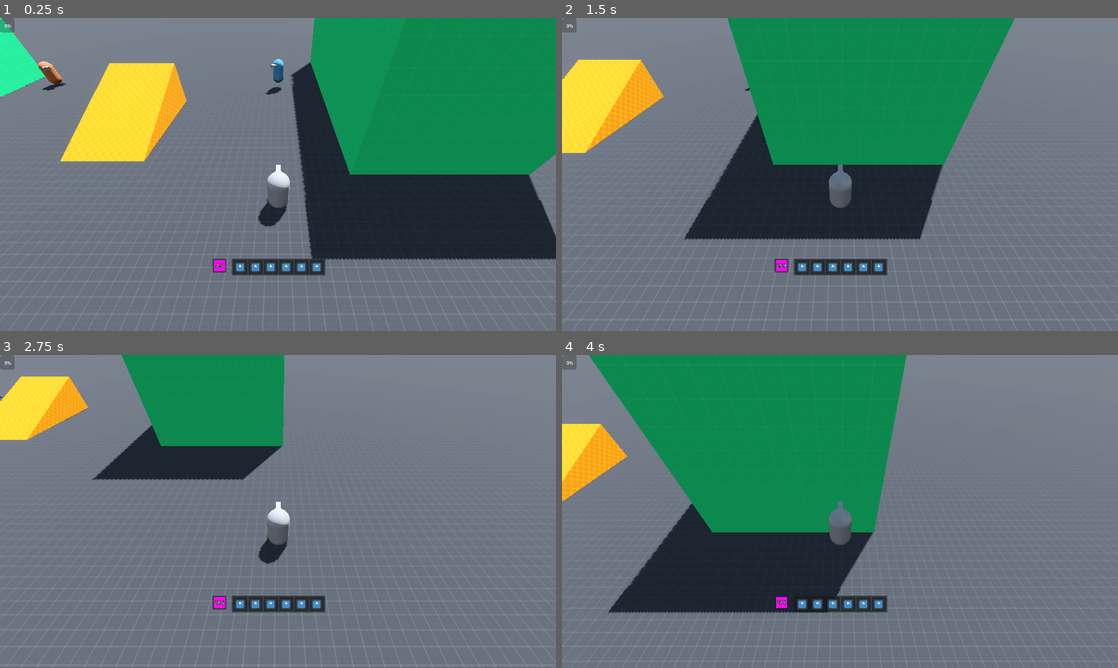
Above: before the commit, frames 1-4 (two rows, left to right).
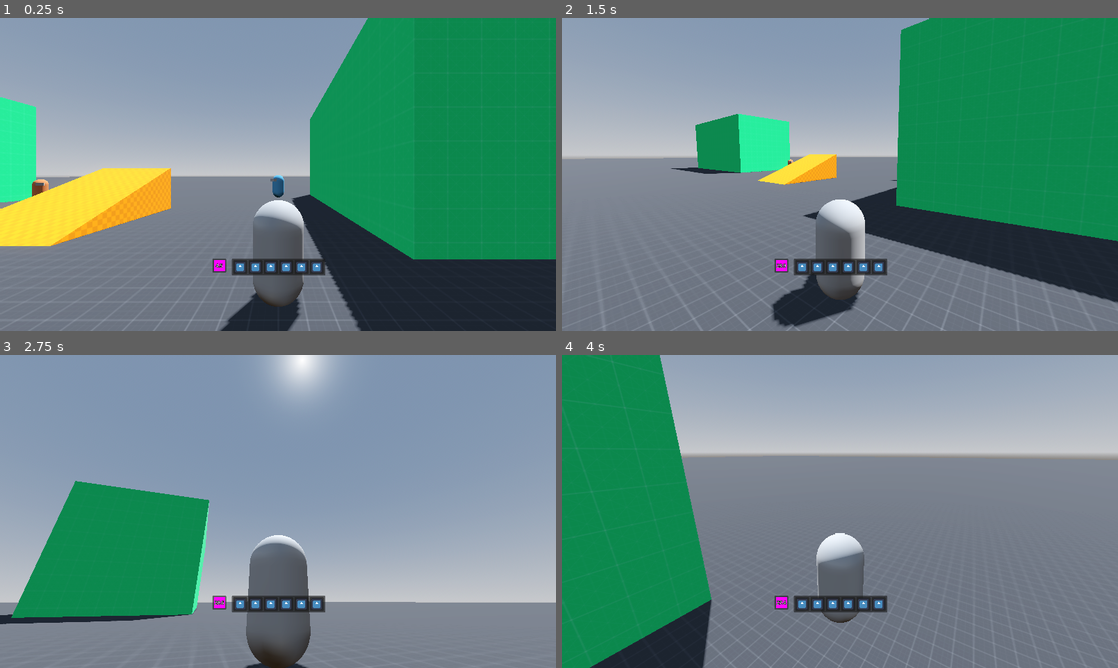
Above: after the commit, the same moments.

Repository: EveningComet/Enigma-Fusion
Game: Godot game, scene res://Scenes/Game.tscn
Two runs of this game, one before a commit and one after it. Both use one fixed random seed, a clock stepped at 60 frames per second and the inputs below. The engine's default icon, where the game draws it, is replaced by a stand-in: a white triangle on a blue panel in a dark square.
Inputs (mouse positions are in pixels of both pictures, inside the frame that each line leads up to):
- Up to frame 1 (0.25 s): no input
- Up to frame 2 (1.5 s): tap Enter at 0.5 s; move the mouse to (962, 158) at 0.52 s; hold D (move_right) 0.53-1.28 s; tap E (interact) at 0.6 s; tap Space (jump) at 0.77 s; move the mouse to (728, 190) at 1.27 s; hold S (move_backward) from 1.28 s (still down); tap F (talk) at 1.35 s
- Up to frame 3 (2.75 s): tap Space (jump) at 1.52 s; move the mouse to (333, 442) at 2.02 s; release S (move_backward) at 2.03 s; hold D (move_right) from 2.03 s (still down); tap E (interact) at 2.1 s
- Up to frame 4 (4 s): move the mouse to (812, 574) at 2.77 s; release D (move_right) at 2.78 s; hold W (move_forward) 2.78-3.53 s; tap F (talk) at 2.85 s; tap Space (jump) at 3.02, 3.77 s; move the mouse to (1006, 558) at 3.52 s; hold A (move_left) from 3.53 s (still down); tap E (interact) at 3.6 s

The runs differ from the first frame. In frame 1, 59% of the frame differs, in the area x 0-100%, y 0-100%; in frame 2, 63%; in frame 3, 82%; in frame 4, 61%.

Commit message:
Converted To 3rd Person Controls
I believed that it would be easier to make the game play with third person shooter controls.

Diff:
--- a/Scenes/Player/Player.tscn
+++ b/Scenes/Player/Player.tscn
@@ -2,8 +2,8 @@
 
 [ext_resource type="Script" path="res://Scripts/Player/PlayerLocomotionController.gd" id="1_ney4i"]
 [ext_resource type="Script" path="res://Scripts/Player/CameraController.gd" id="1_x8v2e"]
-[ext_resource type="Script" path="res://Scripts/Player/PL States/PLGround.gd" id="2_bfebh"]
-[ext_resource type="Script" path="res://Scripts/Player/PL States/PLAir.gd" id="3_eejd3"]
+[ext_resource type="Script" path="res://Scripts/Player/Player Locomotion States/PLGround.gd" id="3_wdwin"]
+[ext_resource type="Script" path="res://Scripts/Player/Player Locomotion States/PLAir.gd" id="4_gfngo"]
 [ext_resource type="Script" path="res://Scripts/Creature/Combatant.gd" id="5_1uts1"]
 [ext_resource type="Script" path="res://Scripts/Player/PlayerInputController.gd" id="6_tnric"]
 [ext_resource type="Script" path="res://Scripts/Creature/Skill/SkillHandler.gd" id="6_uijcs"]
@@ -31,24 +31,27 @@
 [node name="CollisionShape3D" type="CollisionShape3D" parent="."]
 shape = SubResource("CapsuleShape3D_robhp")
 
-[node name="Camera Rig" type="SpringArm3D" parent="."]
-transform = Transform3D(1, 0, 0, 0, 1, 0, 0, 0, 1, 0, 7, 7)
+[node name="Camera Rig" type="SpringArm3D" parent="." node_paths=PackedStringArray("target")]
+transform = Transform3D(1, 0, 0, 0, 1, 0, 0, 0, 1, 0, 1.5, 0)
+spring_length = 4.0
 margin = 0.2
 script = ExtResource("1_x8v2e")
+target = NodePath("..")
 
 [node name="Camera3D" type="Camera3D" parent="Camera Rig"]
-transform = Transform3D(1, 0, 0, 0, 0.707107, 0.707107, 0, -0.707107, 0.707107, 0, 0, 0)
+transform = Transform3D(1, 0, 0, 0, 1, 0, 0, 0, 1, 0, 0, 0)
 current = true
 
-[node name="PlayerLocomotionController" type="Node" parent="."]
+[node name="PlayerLocomotionController" type="Node" parent="." node_paths=PackedStringArray("camera_controller")]
 script = ExtResource("1_ney4i")
-initial_state = NodePath("PLAir")
+camera_controller = NodePath("../Camera Rig")
+initial_state = NodePath("PLGround")
 
 [node name="PLGround" type="Node" parent="PlayerLocomotionController"]
-script = ExtResource("2_bfebh")
+script = ExtResource("3_wdwin")
 
 [node name="PLAir" type="Node" parent="PlayerLocomotionController"]
-script = ExtResource("3_eejd3")
+script = ExtResource("4_gfngo")
 
 [node name="Combatant" type="Node" parent="."]
 script = ExtResource("5_1uts1")
--- a/Scenes/UI/General/Player Hud.tscn
+++ b/Scenes/UI/General/Player Hud.tscn
@@ -88,9 +88,3 @@
 offset_bottom = 348.0
 grow_horizontal = 2
 grow_vertical = 2
-
-[node name="ProgressBar" type="ProgressBar" parent="."]
-custom_minimum_size = Vector2(48, 48)
-layout_mode = 0
-offset_right = 4.0
-offset_bottom = 27.0
--- a/Scripts/Player/CameraController.gd
+++ b/Scripts/Player/CameraController.gd
@@ -1,27 +1,51 @@
-## Controls the camera for a player.
+## Controls the camera for the player.
 class_name CameraController extends SpringArm3D
+# TODO: For vehicles, this might have to become a state machine.
 
-## The current thing this camera should be focused on.
-var target: Node3D
+@export var target: Node3D
+var offset: Vector3 = Vector3(0.0, 1.5, 0.0)
+var wrap_0:   float = 0.0
+var wrap_max: float = 360.0
 
-var mouse_sensitivity:      float = 0.1 # TODO: Clamp this between 0.1 and 1. Also, make this a global setting.
-var controller_sensitivity: float = 2.5 # TODO: Make this a global setting.
-
-# The minimum and maximum allowed tilt for this camera
+var mouse_sensitivity: float = 0.1 # TODO: Clamp this between 0.1 and 1. Also, make this a global setting.
+var controller_sensitivity: float = 3.0 # TODO: Make this a global setting.
+# How far up and down the camera is allowed to go.
 var min_pitch: float = -75.0
 var max_pitch: float = 75.0
 
-var wrap_0:   float = 0.0
-var wrap_max: float = 360.0
+func _ready() -> void:
+	add_excluded_object(get_parent()) # Ignore the player
+	set_as_top_level(true)
 
-func _ready() -> void:
-	set_as_top_level(true)
-	target = get_parent()
-	add_excluded_object(get_parent())
+func _input(event: InputEvent) -> void:
+	if event is InputEventMouseMotion:
+		# Rotate the x, and clamp the values
+		rotation_degrees.x -= event.relative.y * mouse_sensitivity
+		rotation_degrees.x = clamp(rotation_degrees.x, min_pitch, max_pitch)
+
+		# Rotate for the y, and clamp the values so it doesn't go over values for reasons
+		rotation_degrees.y -= event.relative.x * mouse_sensitivity
+		rotation_degrees.y = wrapf(rotation_degrees.y, wrap_0, wrap_max)
 
 func _process(delta: float) -> void:
-	move_camera( delta )
+	update_camera(delta)
+	apply_controller_rotation()
 
-func move_camera(delta: float) -> void:
-	var target_pos: Vector3 = target.global_position + Vector3(0, 7, 5)
-	global_position = target_pos
+func apply_controller_rotation() -> void:
+	var axis_vector = Vector2.ZERO
+	axis_vector.y = Input.get_action_strength("look_right") - Input.get_action_strength("look_left")
+	axis_vector.x = Input.get_action_strength("look_down") - Input.get_action_strength("look_up")
+	if InputEventJoypadMotion:
+		# Handle the controller's x rotation
+		rotation_degrees.x -= axis_vector.x * controller_sensitivity
+		rotation_degrees.x = clamp(rotation_degrees.x, min_pitch, max_pitch)
+
+		# Handle the controller's y rotation
+		rotation_degrees.y -= axis_vector.y * controller_sensitivity
+		rotation_degrees.y = wrapf(rotation_degrees.y, wrap_0, wrap_max)
+
+func update_camera(delta: float) -> void:
+	global_position = target.global_position + offset
+
+func set_target(new_target: Node3D) -> void:
+	target = new_target
--- a/Scripts/Player/PL States/PLAir.gd
+++ b/Scripts/Player/Player Locomotion States/PLAir.gd
@@ -43,6 +43,8 @@
 		my_state_machine.change_to_state("PLGround", {velocity = velocity})
 		return
 
+	orient_to_face_camera_direction(my_state_machine.camera_controller, delta)
+
 func get_input_vector() -> void:
 	# Get our movement value, adjusted to work with controllers
 	input_dir = Vector3.ZERO
--- a/Scripts/Player/PL States/PLGround.gd
+++ b/Scripts/Player/Player Locomotion States/PLGround.gd
@@ -24,6 +24,8 @@
 		my_state_machine.change_to_state("PLAir", {velocity = velocity})
 		return
 
+	orient_to_face_camera_direction(my_state_machine.camera_controller, delta)
+
 func get_input_vector() -> void:
 	# Get our movement value, adjusted to work with controllers
 	input_dir = Vector3.ZERO
--- a/Scripts/Player/PL States/PLState.gd
+++ b/Scripts/Player/Player Locomotion States/PLState.gd
@@ -52,17 +52,17 @@
 func apply_friction(delta: float) -> void:
 	pass
 
-### Many of the movement states need to update the character's facing direction
-### based on the camera.
-#func orient_to_face_camera_direction(camera: CameraController, delta: float) -> void:
-	#var direction = (camera.global_transform.basis * Vector3.BACK).normalized()
-	#var q_from = cb.transform.basis.get_rotation_quaternion()
-	#var left_axis = Vector3.UP.cross(direction)
-	#var rotation_basis = Basis(left_axis, Vector3.UP, direction).get_rotation_quaternion()
-	#cb.basis = Basis(q_from.slerp(rotation_basis, delta * rot_speed))
-	#
-	## Prevent weird stuff from happening
-	#cb.transform.basis = cb.transform.basis.orthonormalized()
+## Many of the movement states need to update the character's facing direction
+## based on the camera.
+func orient_to_face_camera_direction(camera: CameraController, delta: float) -> void:
+	var direction = (camera.global_transform.basis * Vector3.BACK).normalized()
+	var q_from = cb.transform.basis.get_rotation_quaternion()
+	var left_axis = Vector3.UP.cross(direction)
+	var rotation_basis = Basis(left_axis, Vector3.UP, direction).get_rotation_quaternion()
+	cb.basis = Basis(q_from.slerp(rotation_basis, delta * rot_speed))
+
+	# Prevent weird stuff from happening
+	cb.transform.basis = cb.transform.basis.orthonormalized()
 
 func check_if_on_ground_or_ceiling() -> void:
 	# Don't calculate gravity if we're on the ground and make us fall down when hitting the ceiling
--- a/Scripts/Player/PlayerLocomotionController.gd
+++ b/Scripts/Player/PlayerLocomotionController.gd
@@ -1,6 +1,9 @@
-## Class responsible for controlling the player's movement.
+## Manages the player's movement.
 class_name PlayerLocomotionController extends StateMachine
 
+@export var camera_controller: CameraController
+
+## The parent character body that will be controlled.
 var cb: CharacterBody3D
 
 func set_me_up() -> void:
@@ -8,4 +11,4 @@
 	super()
 
 func _physics_process(delta: float) -> void:
-	curr_state.physics_update(delta)
+	curr_state.physics_update( delta )
--- a/Scripts/State Machine (Godot Style)/StateMachine.gd
+++ b/Scripts/State Machine (Godot Style)/StateMachine.gd
@@ -1,6 +1,5 @@
 ## Base class for a state machine.
-class_name StateMachine
-extends Node
+class_name StateMachine extends Node
 
 @export var initial_state := NodePath()
 
--- a/Scripts/UI/PauseMenu.gd
+++ b/Scripts/UI/PauseMenu.gd
@@ -1,7 +1,11 @@
 ## Handles the pause menu.
 class_name PauseMenu extends Control
 
-func _ready() -> void:
+# Called when the node enters the scene tree for the first time.
+func _ready():
+	Input.set_mouse_mode(Input.MOUSE_MODE_CAPTURED)
+
+	# Start the menu off hidden
 	visible = false
 
 func _input(event: InputEvent) -> void:
@@ -9,3 +13,9 @@
 		var pause_state   = not get_tree().paused
 		get_tree().paused = pause_state
 		visible           = pause_state
+
+	if event.is_action_pressed("toggle_mouse"):
+		if Input.get_mouse_mode() == Input.MOUSE_MODE_CAPTURED:
+			Input.set_mouse_mode(Input.MOUSE_MODE_VISIBLE)
+		else:
+			Input.set_mouse_mode(Input.MOUSE_MODE_CAPTURED)
--- a/project.godot
+++ b/project.godot
@@ -72,7 +72,7 @@
 }
 look_down={
 "deadzone": 0.1,
-"events": [Object(InputEventJoypadMotion,"resource_local_to_scene":false,"resource_name":"","device":-1,"axis":2,"axis_value":-1.0,"script":null)
+"events": [Object(InputEventJoypadMotion,"resource_local_to_scene":false,"resource_name":"","device":-1,"axis":3,"axis_value":1.0,"script":null)
 ]
 }
 look_left={
